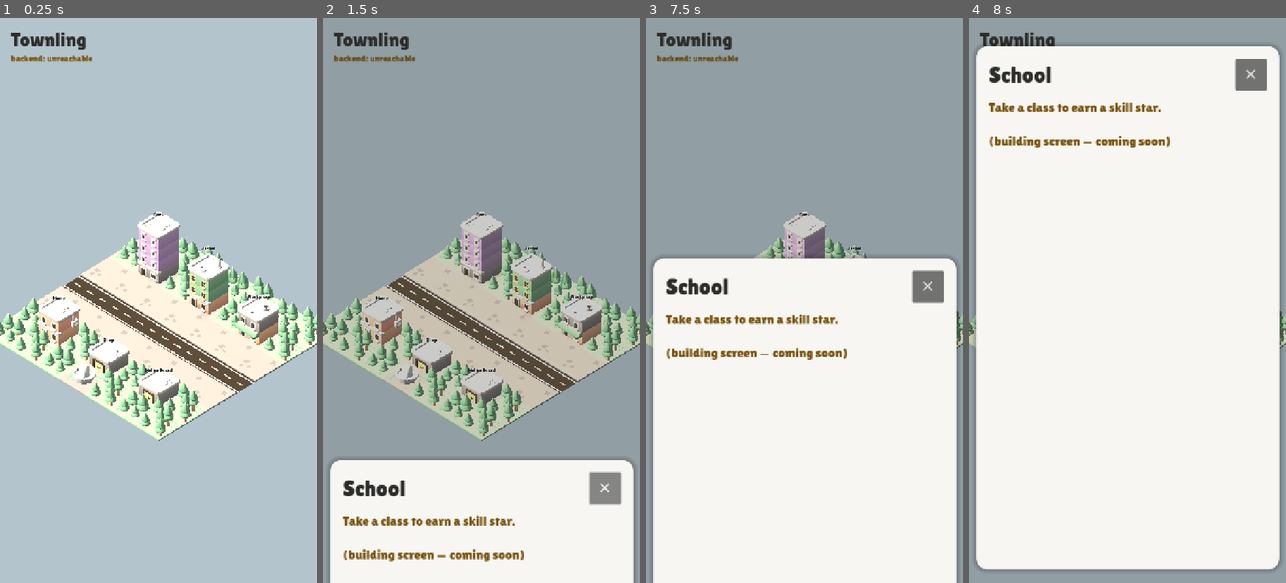
Above: before the commit, frames 1-4 (left to right).
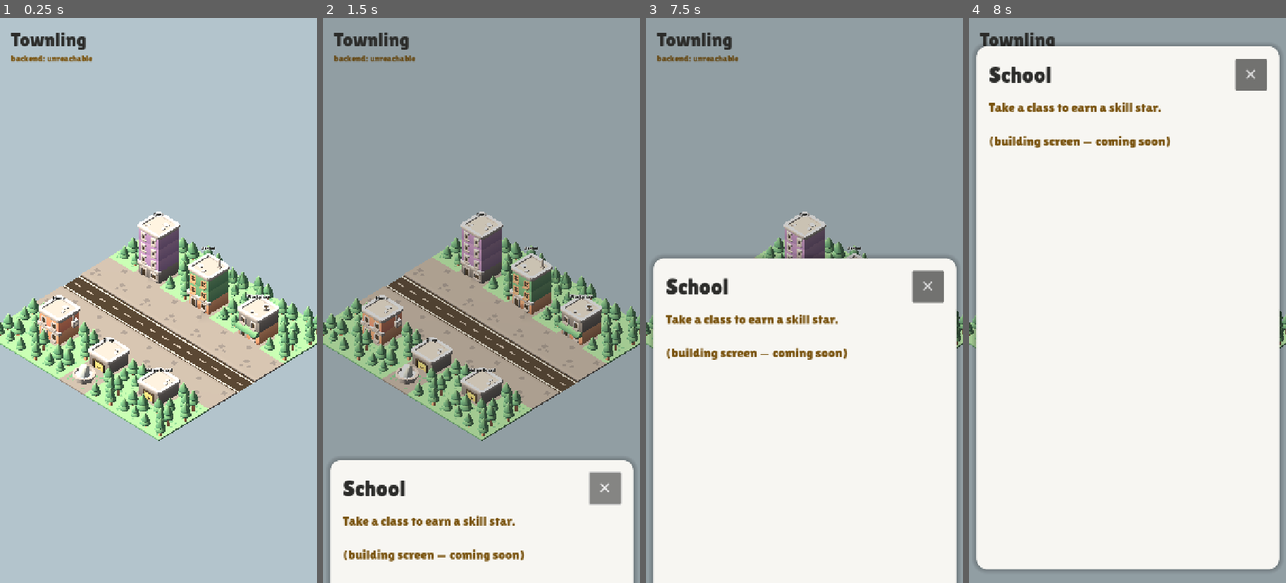
Above: after the commit, the same moments.

Repository: ayeshaverdan/townling
Game: Godot game, scene res://scenes/diorama.tscn
The game is run twice, just before and just after one commit, with the same random seed, the same clock (stepped at 60 frames per second) and the same inputs.
Inputs (mouse positions are in pixels of both pictures, inside the frame that each line leads up to):
- Up to frame 1 (0.25 s): no input
- Up to frame 2 (1.5 s): tap Enter at 0.5 s; move the mouse to (551, 272) at 0.52 s; click (551, 272) at 0.67 s; click "✕" at 1.25 s
- Up to frame 3 (7.5 s): tap Space at 2, 3.5, 5 s; move the mouse to (741, 328) at 2.02 s; click (741, 328) at 2.17 s; tap Enter at 2.75, 4.25 s; move the mouse to (836, 176) at 2.77 s; click (836, 176) at 2.92 s; move the mouse to (788, 413) at 3.52 s; click (788, 413) at 3.67 s; move the mouse to (899, 385) at 4.27 s; click (899, 385) at 4.42 s; move the mouse to (709, 215) at 5.02 s; click (709, 215) at 5.17 s; move the mouse to (820, 300) at 5.77 s; click (820, 300) at 5.92 s; move the mouse to (756, 159) at 6.52 s; click (756, 159) at 6.67 s; move the mouse to (874, 272) at 7.27 s; click (874, 272) at 7.42 s
- Up to frame 4 (8 s): no input

The runs differ from the first frame. In frame 1, 18% of the frame differs, in the area x 0-100%, y 35-75%; in frame 2, 17%; in frame 3, 1.1%; in frame 4, 0.2%.

Commit message:
Richer pastels + deeper shadows for the soothing reference mood
The previous pass was still washed out: colours over-brightened and shadows
over-filled, so it looked flat. Retain more chroma and barely lift value
(pastels keep presence), and lower ambient fill while raising the warm key
light — so shadowed building faces go deep and warm. Gives the soothing,
grounded depth of the reference image.

Co-Authored-By: Claude Opus 4.8 <noreply@anthropic.com>

Diff:
--- a/game/scripts/diorama.gd
+++ b/game/scripts/diorama.gd
@@ -103,15 +103,15 @@
 	# Cosy warm afternoon, matching the reference: golden key light, soft
 	# shadows, a warm ambient fill so pastels stay soft, muted blue-grey sky.
 	sun.rotation = Vector3(deg_to_rad(-50.0), deg_to_rad(-55.0), 0.0)
-	sun.light_energy = 1.0
-	sun.light_color = Color(1.0, 0.9, 0.74)
+	sun.light_energy = 1.15
+	sun.light_color = Color(1.0, 0.89, 0.72)
 	sun.shadow_enabled = true
 	sun.shadow_blur = 1.2
 
 	var env := ($WorldEnvironment as WorldEnvironment).environment
-	env.background_color = Color("b3c4cc")        # soft muted blue-grey
-	env.ambient_light_color = Color(1.0, 0.95, 0.86)  # warm fill
-	env.ambient_light_energy = 0.45
+	env.background_color = Color("b3c4cc")            # soft muted blue-grey
+	env.ambient_light_color = Color(1.0, 0.93, 0.82)  # warm fill
+	env.ambient_light_energy = 0.28                   # lower fill -> deeper, soothing shadows
 
 
 func _build_town() -> void:
Binary file changed: game/assets/kenney/Textures/colormap.png
